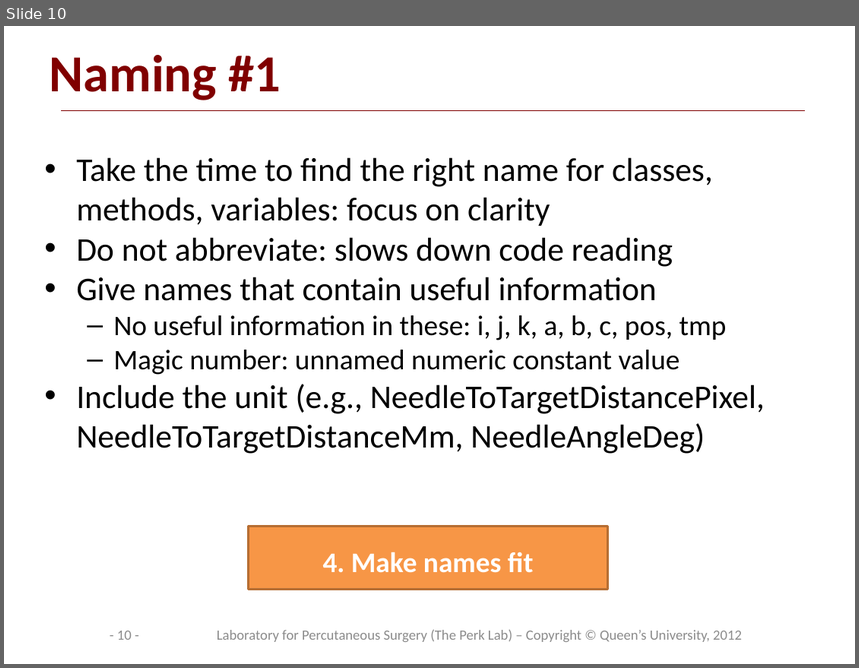
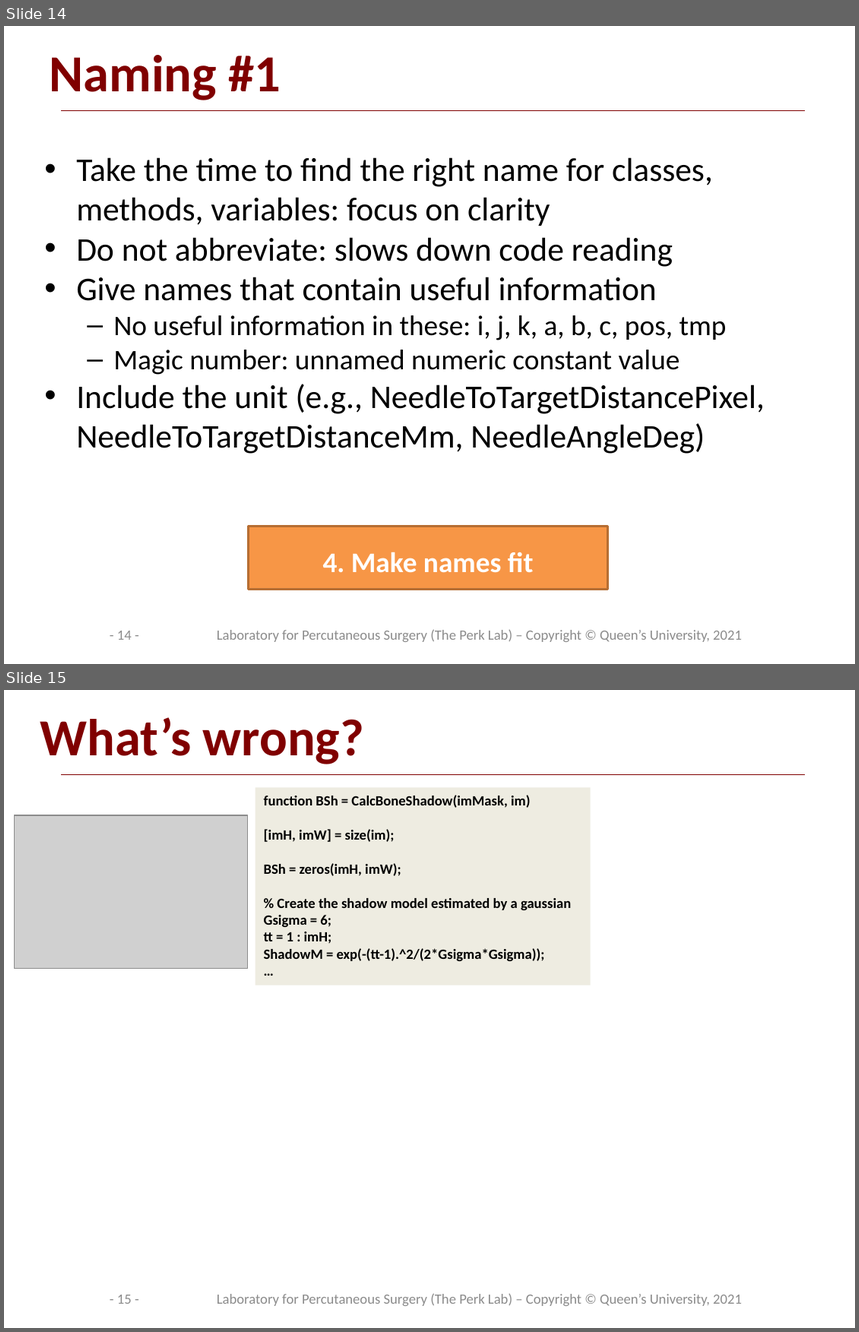
Before and after one commit to PerkLab/PerkLabBootcamp, a slide deck: Doc/day3_1_WritingCorrectAndUnderstandableCode.pptx. Shown one above the other, each under a label of ours: slide 10 before the commit, slides 14 and 15 after it. The pictures are 859x668 and 859x1332 pixels, drawn with LibreOffice and Linux fonts; fonts in the diff are those of the drawing; grey boxes stand for pictures; background and template pictures are left out. Boxes give left, top, right and bottom in pixels: in the first picture for what was removed or moved away, otherwise in the second. Text is boxed around its words. In the diff, an @@ line names an element or a change of style, - is before the commit and + after.

```diff
--- a/Doc/day3_1_WritingCorrectAndUnderstandableCode.pptx
+++ b/Doc/day3_1_WritingCorrectAndUnderstandableCode.pptx
@@ slide 15 added at (x1=4, y1=690, x2=855, y2=1328), background #FFFFFF; not listed: 1 template element that a slide beside it also shows @@
@@ title added at (x1=40, y1=717, x2=364, y2=764), 44 pt, text #800000, bold @@
+What’s wrong?
@@ rectangle added at (x1=255, y1=788, x2=591, y2=986), fill #EEECE1, 12 pt, text #000000, bold @@
+function BSh = CalcBoneShadow(imMask, im)
+[imH, imW] = size(im);
+BSh = zeros(imH, imW);
+% Create the shadow model estimated by a gaussian
+Gsigma = 6;
+tt = 1 : imH;
+ShadowM = exp(-(tt-1).^2/(2*Gsigma*Gsigma));
+…
@@ picture added at (x1=14, y1=815, x2=248, y2=968) @@
@@ page number added at (x1=117, y1=1295, x2=132, y2=1304), 12 pt, text #8C8C8C @@
+- 15 -
@@ text added at (x1=217, y1=1294, x2=742, y2=1306), 12 pt, text #8C8C8C @@
+Laboratory for Percutaneous Surgery (The Perk Lab) – Copyright © Queen’s University, 2021
@@ what was slide 10 is now slide 14 @@
@@ slide 14 changed as well @@
@@ page number at (x1=117, y1=631, x2=132, y2=640): text changed @@
-- 10 -
+- 14 -
@@ text at (x1=217, y1=630, x2=742, y2=642): text changed @@
-Laboratory for Percutaneous Surgery (The Perk Lab) – Copyright © Queen’s University, 2012
+Laboratory for Percutaneous Surgery (The Perk Lab) – Copyright © Queen’s University, 2021
```
Also in this commit, not shown: 20 other slides changed, 5 other slides added, 2 other files.
